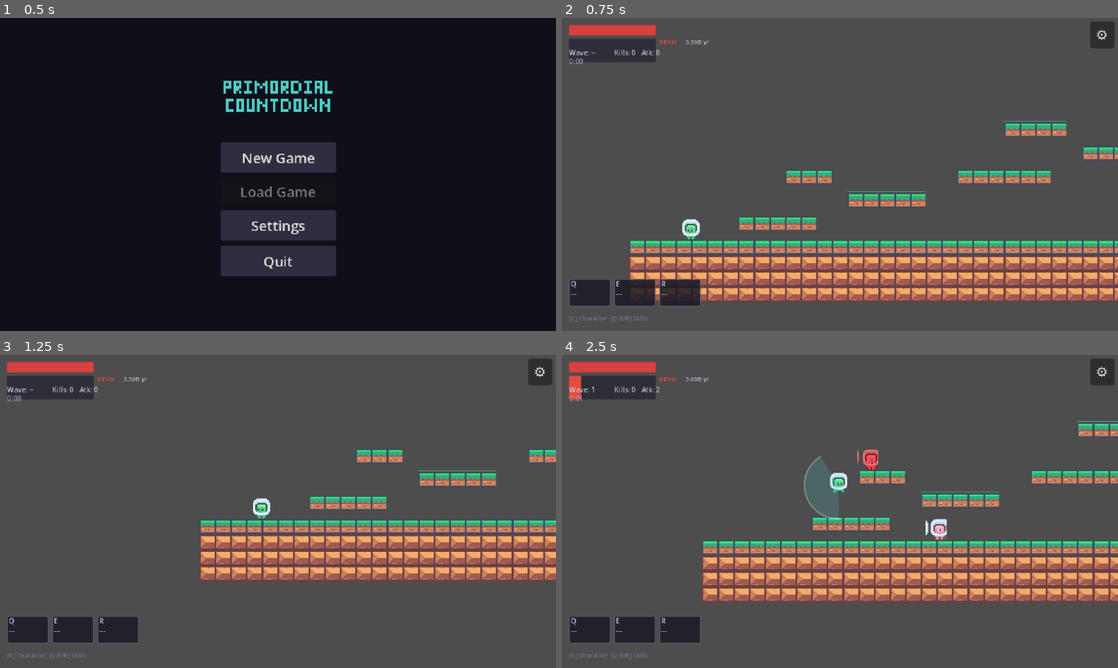
Above: before the commit, frames 1-4 (two rows, left to right).
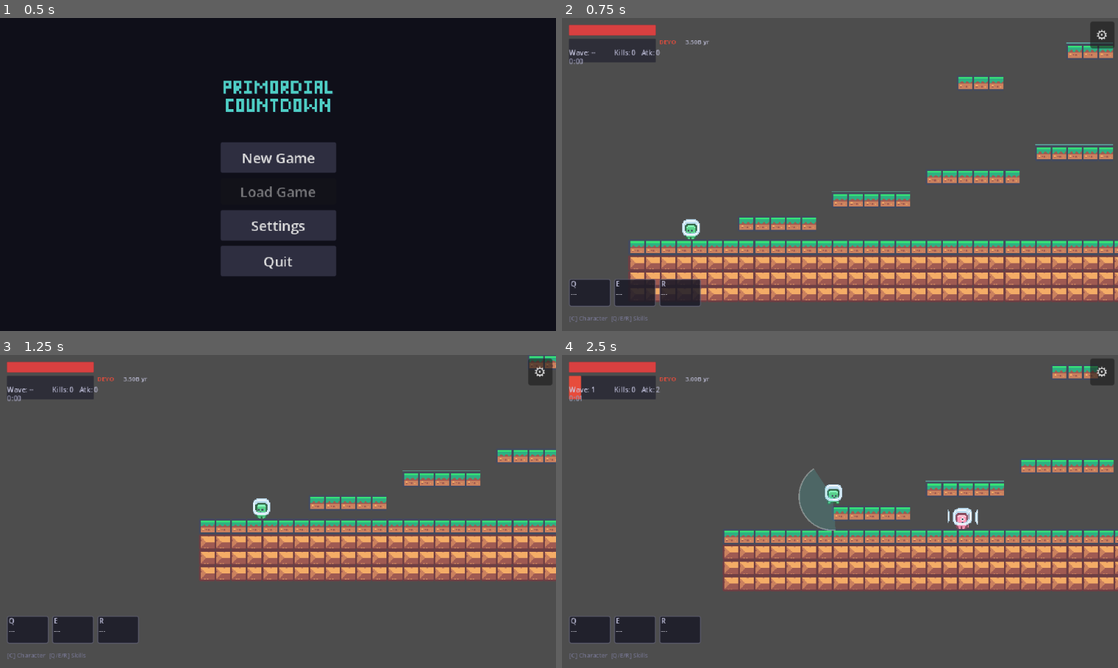
Above: after the commit, the same moments.

Repository: BlueRaddish/primordial-countdown
Game: Godot game, scene res://scenes/ui/main_menu.tscn
The game is run twice, just before and just after one commit, with the same random seed, the same clock (stepped at 60 frames per second) and the same inputs.
Inputs (mouse positions are in pixels of both pictures, inside the frame that each line leads up to):
- Up to frame 1 (0.5 s): no input
- Up to frame 2 (0.75 s): click "New Game" at 0.5 s
- Up to frame 3 (1.25 s): no input
- Up to frame 4 (2.5 s): move the mouse to (962, 495) at 1.27 s; hold D (move_right) from 1.28 s (still down); tap J (attack) at 1.35, 2.3 s; tap Space (jump) at 1.52, 1.55, 1.82, 2.1, 2.27 s; move the mouse to (728, 527) at 2.02 s

Frame 1 is identical in both runs. In frame 2, 2.4% of the frame differs, in the area x 40-100%, y 7-61%; in frame 3, 0.9%; in frame 4, 20%, in the area x 25-100%, y 3-79%.

Commit message:
minor physics fixes

Diff:
--- a/scenes/main/game.tscn
+++ b/scenes/main/game.tscn
@@ -39,6 +39,8 @@
 script = ExtResource("16_timeline_clock")
 
 [node name="Arena" type="Node2D" parent="."]
+
+[node name="VisionModulate" type="CanvasModulate" parent="Arena" groups=["vision_modulate"]]
 
 [node name="ArenaRenderer" type="Node2D" parent="Arena"]
 texture_filter = 0
--- a/scripts/enemies/base_enemy.gd
+++ b/scripts/enemies/base_enemy.gd
@@ -154,7 +154,7 @@
 	if is_on_floor() and _is_ledge_ahead(dir):
 		velocity.x = move_toward(velocity.x, 0.0, knockback_decay * 0.02)
 		return
-	velocity.x = dir * chase_speed
+	velocity.x = dir * _effective_chase_speed()
 
 
 func _chase_as_lunger(dist: float, dir: float) -> void:
@@ -167,7 +167,17 @@
 	if is_on_floor() and _is_ledge_ahead(dir):
 		velocity.x = 0.0
 		return
-	velocity.x = dir * chase_speed
+	velocity.x = dir * _effective_chase_speed()
+
+
+func _effective_chase_speed() -> float:
+	"""Chase speed after the player's speech-driven intimidation aura.
+	A player with an intact voice keeps enemies at bay; as speech degrades the
+	aura shrinks and weakens, and at full loss it is gone entirely."""
+	var player: Node2D = _find_player()
+	if player and player.has_method("get_intimidation_factor"):
+		return chase_speed * (player.call("get_intimidation_factor", global_position) as float)
+	return chase_speed
 
 
 func _chase_as_hopper(delta: float, to_player: Vector2, dir: float) -> void:
@@ -185,7 +195,7 @@
 	if _hop_timer <= 0.0 or player_is_above or blocked:
 		_hop_timer = hop_interval
 		velocity.y = hop_force
-		velocity.x = dir * hop_horizontal
+		velocity.x = dir * hop_horizontal * (_effective_chase_speed() / maxf(chase_speed, 0.01))
 
 
 # ---- State: WINDUP / LUNGE / RECOVER (lunger pattern) ----
--- a/scripts/player/player.gd
+++ b/scripts/player/player.gd
@@ -6,9 +6,12 @@
 # --- Base constants (never change) ---
 const BASE_MOVE_SPEED: float = 120.0
 const BASE_ACCELERATION: float = 900.0
-const BASE_JUMP_FORCE: float = -260.0
+# Peak rise = JUMP_FORCE^2 / (2 * gravity) = 330^2 / 1600 = 68 px.
+# The arena's optional high routes are built against that number.
+const BASE_JUMP_FORCE: float = -330.0
 const BASE_ATTACK_DAMAGE: float = 25.0
 const BASE_MELEE_RANGE: float = 24.0 # Offset of hitbox center from player
+const BASE_MELEE_LENGTH: float = 40.0 # Hitbox length along the aim direction
 
 # --- Live values (rebuilt from traits) ---
 @export var move_speed: float = 120.0
@@ -17,7 +20,7 @@
 @export var air_friction: float = 400.0
 
 # --- Jump tuning ---
-@export var jump_force: float = -260.0
+@export var jump_force: float = -330.0
 @export var gravity: float = 800.0
 @export var fall_gravity_mult: float = 1.5
 @export var max_fall_speed: float = 400.0
@@ -40,6 +43,13 @@
 var _can_jump: bool = true
 var arms_blocked: bool = false
 
+# --- Live trait-derived stats (rebuilt by recalculate_from_traits) ---
+var health_regen: float = 1.5 # Gut: health per second
+var attack_cooldown_mult: float = 1.0 # Throat: swing recovery
+var intimidation_radius: float = 92.0 # Speech: aura that slows nearby enemies
+var intimidation_slow: float = 0.35
+var vision_mod: float = 1.0 # Eyes: world brightness
+
 # --- Internal state ---
 var _coyote_timer: float = 0.0
 var _jump_buffer_timer: float = 0.0
@@ -70,10 +80,28 @@
 	add_to_group("player")
 	_spawn_position = global_position
 	_attack_shape.disabled = true
+
+	# The hitbox shape is resized as the arms degrade, so give this instance its
+	# own copy rather than mutating a resource shared with the packed scene.
+	if _attack_shape.shape:
+		_attack_shape.shape = _attack_shape.shape.duplicate()
+
+	# Stick to platforms when running across them instead of skipping off ledges.
+	floor_snap_length = 6.0
+
 	EventBus.player_died.connect(_on_player_died)
 	EventBus.player_hit.connect(_on_player_hit)
 	# Sync health display.
 	EventBus.player_health_changed.emit(GameState.player_health, GameState.player_max_health)
+
+	# Traits are all intact at this point, but this establishes every derived stat
+	# (regen, reach, vision) from one place instead of relying on the defaults.
+	call_deferred("_initial_recalculate")
+
+
+func _initial_recalculate() -> void:
+	if _trait_manager:
+		_trait_manager.recalculate_all()
 
 
 func _physics_process(delta: float) -> void:
@@ -89,6 +117,7 @@
 	_handle_attack(delta)
 	_handle_skill_input()
 	_handle_invincibility(delta)
+	_handle_regen(delta)
 	_update_animation()
 
 	move_and_slide()
@@ -106,26 +135,75 @@
 # ---- Trait integration ----
 
 func recalculate_from_traits(trait_mgr: TraitManager) -> void:
-	"""Rebuild all live stats from current trait state."""
-	# Movement modifiers.
+	"""Rebuild all live stats from current trait state.
+
+	Every stat is rebuilt from scratch rather than nudged by deltas, so trait
+	changes can be applied in any order and undone freely (the dev +/- buttons
+	depend on this)."""
+	# Legs: movement speed and jump height.
 	var leg_mod: float = trait_mgr.get_modifier("legs")
 	move_speed = BASE_MOVE_SPEED * leg_mod
 	acceleration = BASE_ACCELERATION * leg_mod
 	jump_force = BASE_JUMP_FORCE * trait_mgr.get_leg_jump_mod()
 
-	# Combat modifiers.
-	var arm_damage_mod: float = trait_mgr.get_arm_damage_mod()
-	attack_damage = BASE_ATTACK_DAMAGE * arm_damage_mod
+	# Arms: damage and reach.
+	attack_damage = BASE_ATTACK_DAMAGE * trait_mgr.get_arm_damage_mod()
+	_apply_melee_reach(trait_mgr.get_arm_range_mod())
+
+	# Gut: passive health regen.
+	health_regen = trait_mgr.get_gut_regen_rate()
+
+	# Throat: how fast the player recovers between swings.
+	attack_cooldown_mult = trait_mgr.get_throat_cooldown_mult()
+
+	# Speech: passive intimidation aura read by enemies while chasing.
+	intimidation_radius = trait_mgr.get_intimidation_radius()
+	intimidation_slow = trait_mgr.get_intimidation_slow()
+
+	# Eyes: world brightness.
+	vision_mod = trait_mgr.get_eyes_vision_mod()
+	_apply_vision()
 
 	# Capability gates.
 	movement_enabled = not trait_mgr.is_movement_blocked()
 	_can_jump = trait_mgr.can_jump()
 	arms_blocked = trait_mgr.is_arms_blocked()
 
-	# Update hitbox offset based on arm range modifier.
-	var arm_mod: float = trait_mgr.get_modifier("arms")
-	if _attack_shape:
-		_attack_shape.position.x = BASE_MELEE_RANGE * maxf(arm_mod, 0.2)
+
+func _apply_melee_reach(range_mod: float) -> void:
+	"""Shrink the melee hitbox toward the player as the arms degrade.
+
+	Both the length and the offset scale, so partial arms genuinely have shorter
+	reach rather than just a box sitting closer in."""
+	if not _attack_shape:
+		return
+	var scale_factor: float = maxf(range_mod, 0.25)
+	var rect: RectangleShape2D = _attack_shape.shape as RectangleShape2D
+	if rect:
+		rect.size.x = BASE_MELEE_LENGTH * scale_factor
+	_attack_shape.position.x = BASE_MELEE_RANGE * scale_factor
+	if _slash_effect:
+		_slash_effect.aoe_radius = BASE_MELEE_LENGTH * scale_factor
+
+
+func _apply_vision() -> void:
+	"""Eyes drive world brightness through the arena's CanvasModulate."""
+	var modulators: Array[Node] = get_tree().get_nodes_in_group("vision_modulate")
+	for node: Node in modulators:
+		var cm: CanvasModulate = node as CanvasModulate
+		if cm:
+			var v: float = clampf(vision_mod, 0.0, 1.0)
+			cm.color = Color(v, v, minf(v + 0.06, 1.0))
+
+
+func get_intimidation_factor(from_position: Vector2) -> float:
+	"""Chase-speed multiplier applied to an enemy at the given position.
+	1.0 = unaffected. Degrades to 1.0 everywhere once speech is fully lost."""
+	if intimidation_radius <= 0.0 or intimidation_slow <= 0.0:
+		return 1.0
+	if global_position.distance_to(from_position) > intimidation_radius:
+		return 1.0
+	return 1.0 - intimidation_slow
 
 
 func get_aim_direction() -> Vector2:
@@ -247,9 +325,10 @@
 	_is_attacking = true
 	_attack_timer = attack_duration
 
-	var cd_mult: float = 1.0
+	# Throat sets the baseline swing recovery; a buff (Second Wind) can cut it back down.
+	var cd_mult: float = attack_cooldown_mult
 	if _status_effects:
-		cd_mult = _status_effects.get_attack_cooldown_mult()
+		cd_mult *= _status_effects.get_attack_cooldown_mult()
 	_attack_cooldown_timer = attack_cooldown * cd_mult
 
 	# Calculate mouse aim direction relative to player center.
@@ -356,6 +435,16 @@
 	set_collision_mask_value(3, false)
 
 
+# ---- Gut: passive regen ----
+
+func _handle_regen(delta: float) -> void:
+	if health_regen <= 0.0:
+		return
+	if GameState.player_health >= GameState.player_max_health:
+		return
+	GameState.heal_player(health_regen * delta)
+
+
 # ---- Invincibility ----
 
 func _handle_invincibility(delta: float) -> void:
--- a/scripts/player/trait_manager.gd
+++ b/scripts/player/trait_manager.gd
@@ -39,17 +39,41 @@
 	"speech": 0,
 }
 
-# --- Modifier lookup arrays (indexed by stage 0-2) ---
-# Each returns a multiplier: 1.0 = full capability, 0.0 = none.
-# Partial is a scaling penalty. Full loss zeroes the function out entirely.
-var leg_speed_mods: Array[float] = [1.0, 0.6, 0.0]
-var leg_jump_mods: Array[float] = [1.0, 0.75, 0.0]
-var arm_range_mods: Array[float] = [1.0, 0.6, 0.0]
+# --- Modifier lookup arrays (indexed by stage: 0 intact, 1 partial, 2 lost) ---
+#
+# Every trait carries a real, applied effect at BOTH partial and lost. Partial is a
+# scaling penalty with no reward; lost removes the function outright and hands over
+# a skill instead. Nothing here is decorative — if a number is in this file, some
+# system reads it.
+
+# Arms — PLANNING1: shorter reach at partial, no arm attacks at full loss.
 var arm_damage_mods: Array[float] = [1.0, 0.7, 0.0]
-var gut_regen_mods: Array[float] = [1.0, 0.5, 0.0]
-var throat_stamina_mods: Array[float] = [1.0, 0.5, 0.0]
-var speech_cry_range_mods: Array[float] = [1.0, 0.5, 0.0]
-var eyes_vision_mods: Array[float] = [1.0, 0.6, 0.0]
+var arm_range_mods: Array[float] = [1.0, 0.65, 0.0] # Scales melee hitbox length AND offset
+
+# Legs — PLANNING1: slower and shorter dash at partial, no walking at full loss.
+var leg_speed_mods: Array[float] = [1.0, 0.65, 0.0]
+var leg_jump_mods: Array[float] = [1.0, 0.8, 0.0]
+
+# Gut — PLANNING1: worse health regen at partial, none at full loss.
+# Absolute health per second rather than a multiplier, so the value is readable.
+var gut_regen_rates: Array[float] = [1.5, 0.5, 0.0]
+
+# Throat — PLANNING1: slower stamina regen at partial, none at full loss.
+# Expressed as how fast the player can swing again, rather than a separate bar.
+var throat_cooldown_mults: Array[float] = [1.0, 1.5, 2.2]
+
+# Eyes — PLANNING1: vision dims at partial, see only moving things at full loss.
+# Drives world brightness. 1.0 = untouched.
+var eyes_vision_mods: Array[float] = [1.0, 0.55, 0.22]
+
+# Speech — PLANNING1: weaker battle cry at partial, none at full loss.
+# A passive intimidation aura that slows nearby enemies.
+var speech_intimidation_radius: Array[float] = [92.0, 46.0, 0.0]
+var speech_intimidation_slow: Array[float] = [0.35, 0.18, 0.0]
+
+# Head — PLANNING1: readouts get vaguer at partial, numbers hidden at full loss.
+# The HUD reads the stage directly. Bars are never hidden, only the numbers:
+# hiding the whole HUD would make the run unreadable rather than harder.
 var head_info_mods: Array[float] = [1.0, 0.5, 0.0]
 
 # --- Cached player reference ---
@@ -95,15 +119,15 @@
 		"legs":
 			return leg_speed_mods[stage]
 		"gut":
-			return gut_regen_mods[stage]
+			return gut_regen_rates[stage]
 		"throat":
-			return throat_stamina_mods[stage]
+			return throat_cooldown_mults[stage]
 		"eyes":
 			return eyes_vision_mods[stage]
 		"head":
 			return head_info_mods[stage]
 		"speech":
-			return speech_cry_range_mods[stage]
+			return speech_intimidation_slow[stage]
 	return 1.0
 
 
@@ -111,8 +135,36 @@
 	return arm_damage_mods[get_trait_stage("arms")]
 
 
+func get_arm_range_mod() -> float:
+	return arm_range_mods[get_trait_stage("arms")]
+
+
 func get_leg_jump_mod() -> float:
 	return leg_jump_mods[get_trait_stage("legs")]
+
+
+func get_gut_regen_rate() -> float:
+	"""Health per second restored passively."""
+	return gut_regen_rates[get_trait_stage("gut")]
+
+
+func get_throat_cooldown_mult() -> float:
+	"""Multiplier on attack cooldown. Above 1.0 means slower recovery between swings."""
+	return throat_cooldown_mults[get_trait_stage("throat")]
+
+
+func get_eyes_vision_mod() -> float:
+	"""World brightness, 1.0 = untouched."""
+	return eyes_vision_mods[get_trait_stage("eyes")]
+
+
+func get_intimidation_radius() -> float:
+	return speech_intimidation_radius[get_trait_stage("speech")]
+
+
+func get_intimidation_slow() -> float:
+	"""Fraction of chase speed removed from enemies inside the intimidation radius."""
+	return speech_intimidation_slow[get_trait_stage("speech")]
 
 
 func is_arms_blocked() -> bool:
--- a/scripts/systems/arena_renderer.gd
+++ b/scripts/systems/arena_renderer.gd
@@ -4,41 +4,57 @@
 # lives in one place instead of being split between script and scene.
 #
 # Platform spacing is sized against the player's actual jump arc:
-#   jump_force = -260, gravity = 800
-#   peak rise  = 260^2 / (2 * 800) = 42.2 px
-#   at a 27 px rise the player is above the ledge for ~0.39 s, which at 120 px/s
-#   move speed carries ~47 px horizontally.
-# So the layout uses 27 px vertical steps and gaps no wider than 36 px, leaving
-# margin on both axes. Anything tighter than that is not a jump, it is a coin flip.
+#
+#   intact legs:  jump_force = -330  ->  peak rise 330^2 / (2*800) = 68 px
+#   partial legs: jump_force = -264  ->  peak rise 264^2 / (2*800) = 44 px
+#                 and move speed drops to 78 px/s
+#
+# At a 27 px rise with partial legs the player is above the ledge for ~0.41 s,
+# carrying ~32 px horizontally. So the MAIN ROUTE uses 27 px steps and gaps of
+# 18 px, which stays climbable on degraded legs.
+#
+# The HIGH ROUTE uses 45 px steps, which partial legs (44 px peak) cannot make.
+# That is deliberate: losing a trait should close off parts of the arena.
 extends Node2D
 
 const TILE_SIZE: int = 18
 const GROUND_Y: float = 288.0
-const VERTICAL_STEP: float = 27.0
 const TERRAIN_LAYER: int = 3 # project.godot: 2d_physics/layer_3 = "terrain"
+
+# One-way platforms get a thin collider pinned to their top surface rather than a
+# full-height one. A thick one-way box lets the player end up inside it on the way
+# up and pop out at the wrong edge, which is what made the platforms feel wrong.
+const ONE_WAY_THICKNESS: float = 8.0
+const ONE_WAY_MARGIN: float = 6.0
 
 @export var ground_top_texture: Texture2D
 @export var ground_fill_texture: Texture2D
 @export var arena_width_tiles: int = 60
 @export var floor_depth_tiles: int = 4
-@export var wall_height: float = 220.0
+@export var wall_height: float = 320.0
 
 # Platform surfaces in world pixels: Rect2(x, top_y, width, height).
-# Laid out as a climbable route left to right, dropping back down on the far side.
+#
+# MAIN ROUTE (indices 0-7): 27 px steps, 18 px gaps. Climbs left to right to the
+# summit at y=153, then descends the right-hand side back to the ground.
+#
+# HIGH ROUTE (indices 8-10): 45 px steps above the summit. Intact legs only.
 @export var platforms: Array[Rect2] = [
 	Rect2(126, 261, 90, 18),   # 0: first step up off the ground
-	Rect2(180, 207, 54, 18),   # 1: small floating block, pure jump test
-	Rect2(252, 234, 90, 18),   # 2: one-way, drop through to reset the climb
-	Rect2(378, 207, 108, 18),  # 3: mid shelf
-	Rect2(522, 180, 90, 18),   # 4: upper shelf
-	Rect2(432, 153, 72, 18),   # 5: one-way, the high perch
-	Rect2(648, 207, 108, 18),  # 6: step down on the right
-	Rect2(792, 234, 90, 18),   # 7
-	Rect2(918, 207, 72, 18),   # 8: one-way, far ledge
+	Rect2(234, 234, 90, 18),   # 1: one-way — drop through to restart the climb
+	Rect2(342, 207, 108, 18),  # 2: mid shelf
+	Rect2(468, 180, 90, 18),   # 3: one-way
+	Rect2(576, 153, 108, 18),  # 4: summit of the main route
+	Rect2(720, 180, 90, 18),   # 5: descending the right side
+	Rect2(846, 207, 90, 18),   # 6: one-way
+	Rect2(972, 234, 72, 18),   # 7: last step down to the ground
+	Rect2(612, 108, 54, 18),   # 8: HIGH — 45 px above the summit
+	Rect2(504, 63, 54, 18),    # 9: HIGH — one-way, top of the arena
+	Rect2(378, 99, 54, 18),    # 10: HIGH — descent perch on the far left
 ]
 
 # Indices into `platforms` that the player can jump up through from below.
-@export var one_way_platforms: Array[int] = [2, 5, 8]
+@export var one_way_platforms: Array[int] = [1, 3, 6, 9]
 
 
 func _ready() -> void:
@@ -105,12 +121,25 @@
 	# Platforms.
 	for i: int in range(platforms.size()):
 		var rect: Rect2 = platforms[i]
-		_make_body(
-			"Platform%d" % i,
-			rect.position + rect.size * 0.5,
-			rect.size,
-			one_way_platforms.has(i)
-		)
+		if one_way_platforms.has(i):
+			# Thin collider sitting on the top surface only, so the player passes
+			# cleanly through the body of the platform on the way up.
+			_make_body(
+				"Platform%d" % i,
+				Vector2(
+					rect.position.x + rect.size.x * 0.5,
+					rect.position.y + ONE_WAY_THICKNESS * 0.5
+				),
+				Vector2(rect.size.x, ONE_WAY_THICKNESS),
+				true
+			)
+		else:
+			_make_body(
+				"Platform%d" % i,
+				rect.position + rect.size * 0.5,
+				rect.size,
+				false
+			)
 
 
 func _make_body(node_name: String, center: Vector2, size: Vector2, one_way: bool) -> void:
@@ -126,7 +155,10 @@
 	rect_shape.size = size
 	shape_node.shape = rect_shape
 	shape_node.one_way_collision = one_way
-	shape_node.one_way_collision_margin = 4.0
+	if one_way:
+		# Margin has to exceed the per-frame fall distance or fast falls tunnel
+		# straight through the thin collider.
+		shape_node.one_way_collision_margin = ONE_WAY_MARGIN
 	body.add_child(shape_node)
 
 	add_child(body)
--- a/scripts/ui/hud.gd
+++ b/scripts/ui/hud.gd
@@ -27,9 +27,18 @@
 var _timeline_clock: Node
 var _status_effects: StatusEffects
 
+# Head trait stage. Drives how precise the readouts are:
+#   0 intact  — exact numbers
+#   1 partial — numbers rounded and prefixed with ~
+#   2 lost    — numbers replaced with ???
+# The bars themselves are never hidden. Hiding the whole HUD would make the run
+# unreadable rather than harder.
+var _head_stage: int = TraitManager.STAGE_INTACT
+
 
 func _ready() -> void:
 	EventBus.player_health_changed.connect(_on_health_changed)
+	EventBus.trait_changed.connect(_on_trait_changed)
 	EventBus.wave_started.connect(_on_wave_started)
 	EventBus.wave_cleared.connect(_on_wave_cleared)
 	EventBus.god_mode_changed.connect(_on_god_mode_changed)
@@ -63,18 +72,38 @@
 		_devolution_bar.value = _devolution_system.call("get_progress") * 100.0
 
 	if _countdown_label and _timeline_clock:
-		_countdown_label.text = "%s yr" % _timeline_clock.call("get_countdown_text")
+		if _head_stage >= TraitManager.STAGE_LOST:
+			_countdown_label.text = "??? yr"
+		elif _head_stage == TraitManager.STAGE_PARTIAL:
+			_countdown_label.text = "~%s yr" % _timeline_clock.call("get_countdown_text")
+		else:
+			_countdown_label.text = "%s yr" % _timeline_clock.call("get_countdown_text")
 
 	if _time_label and _timeline_clock:
 		_time_label.text = _timeline_clock.call("get_elapsed_text")
 
 	if _kill_label and _devolution_system:
-		_kill_label.text = "Kills: %d   Atk: %d" % [
-			GameState.kill_count,
-			_devolution_system.get("attacks_made"),
-		]
+		var kills: int = GameState.kill_count
+		var attacks: int = _devolution_system.get("attacks_made") as int
+		_kill_label.text = "Kills: %s   Atk: %s" % [_vague(kills, 5), _vague(attacks, 10)]
 
 	_update_buff_label()
+
+
+func _vague(value: int, bucket: int) -> String:
+	"""Render a number at the precision the head trait still allows."""
+	match _head_stage:
+		TraitManager.STAGE_LOST:
+			return "??"
+		TraitManager.STAGE_PARTIAL:
+			return "~%d" % (int(round(float(value) / float(bucket))) * bucket)
+		_:
+			return str(value)
+
+
+func _on_trait_changed(trait_name: String, new_stage: int) -> void:
+	if trait_name == TraitManager.TRAIT_HEAD:
+		_head_stage = new_stage
 
 
 # ---- Builders ----
Not shown, changed: README.md
